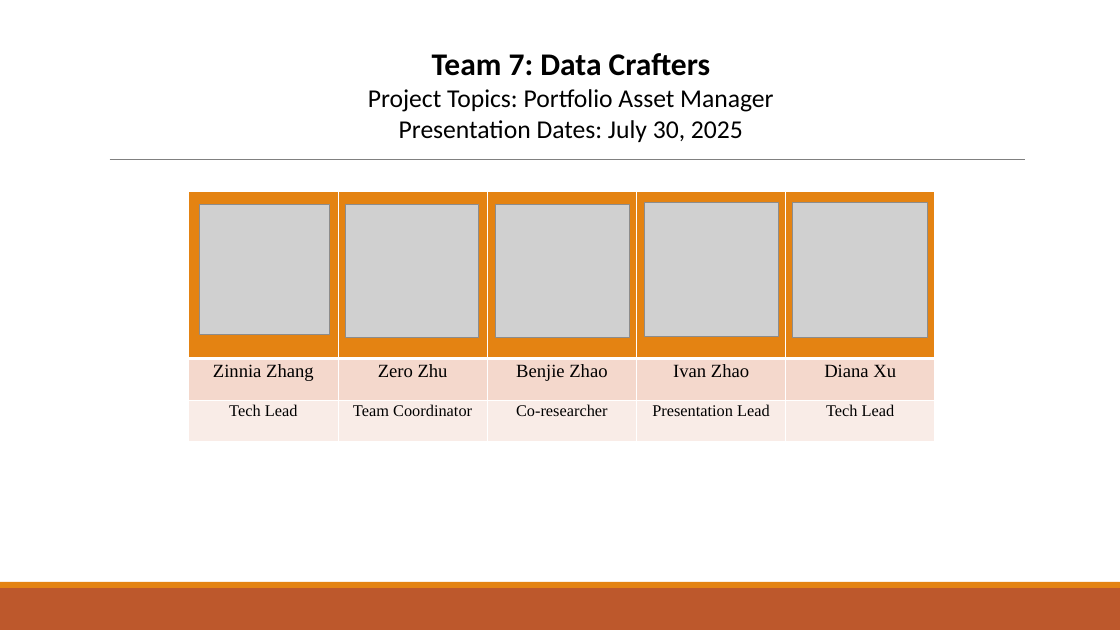
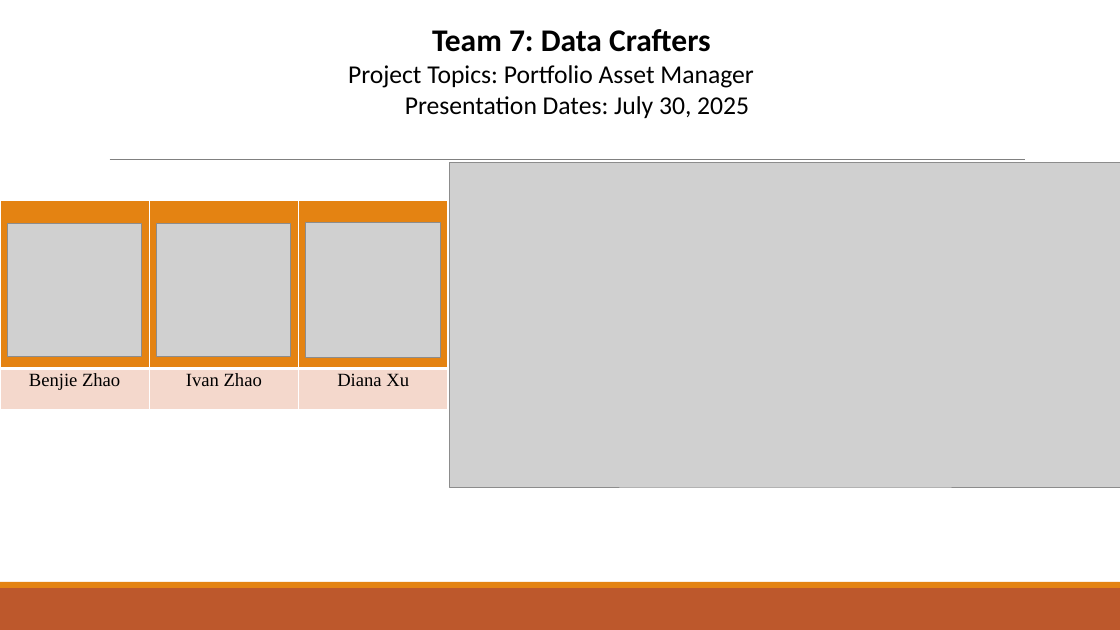
Before and after one commit to mimanchiou/seven, a slide deck: slide 3 of Final_ppt.pptx (slide 2 before the commit). Drawn at 1120x630 pixels with LibreOffice and Linux fonts; fonts in the diff are those of the drawing; grey boxes stand for pictures. Boxes give left, top, right and bottom in pixels: in the first picture for what was removed or moved away, otherwise in the second. Text is boxed around its words. In the diff, an @@ line names an element or a change of style, - is before the commit and + after.

```diff
--- a/Final_ppt.pptx
+++ b/Final_ppt.pptx
@@ text "Team 7: Data Crafters": place and size @@
-text "Team 7: Data Crafters" at bbox=[368, 53, 773, 142]
+text "Team 7: Data Crafters" at bbox=[348, 29, 753, 118]
@@ picture added at bbox=[450, 162, 1120, 486] @@
@@ table at bbox=[0, 201, 299, 409] @@
- |  |  | 
-Zinnia Zhang | Zero Zhu | Benjie Zhao | Ivan Zhao
-Tech Lead | Team Coordinator | Co-researcher | Presentation Lead
+ | 
+Benjie Zhao | Ivan Zhao
@@ table: place and size @@
-table at bbox=[189, 192, 787, 441]
+table at bbox=[0, 201, 299, 409]
@@ picture removed at bbox=[200, 204, 330, 334] @@
@@ table at bbox=[298, 201, 448, 409] @@
-row 3: Tech Lead
@@ table: place and size @@
-table at bbox=[786, 192, 935, 441]
+table at bbox=[298, 201, 448, 409]
@@ picture removed at bbox=[345, 204, 479, 338] @@
@@ picture: place and size @@
-picture at bbox=[496, 204, 629, 338]
+picture at bbox=[8, 223, 141, 357]
@@ picture: place and size @@
-picture at bbox=[644, 203, 778, 337]
+picture at bbox=[157, 223, 291, 357]
@@ picture: place and size @@
-picture at bbox=[793, 203, 928, 338]
+picture at bbox=[306, 223, 440, 357]
```
Also in this commit, not shown: 3 other slides changed, 12 slides added, 10 slides removed.
